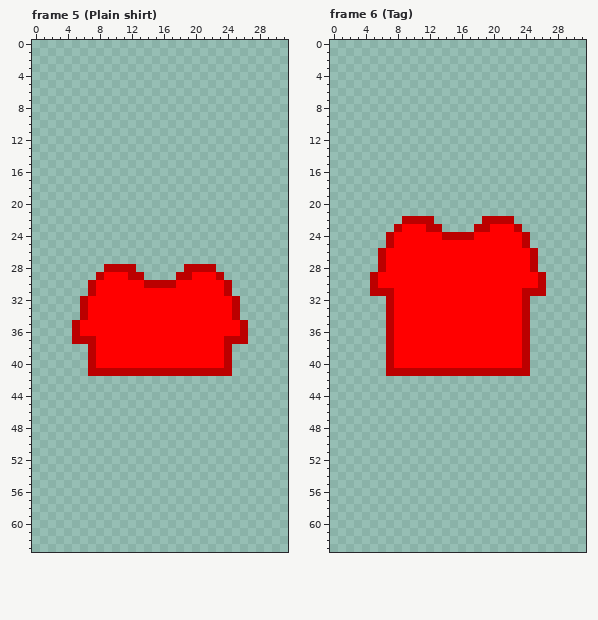
Two versions of one pixel-art file, Assets/Resources/Clothes/Torso Back.aseprite. The first picture shows the starting point.
32x64 pixels, 45 frames. Shown: frame 5 (Plain shirt), frame 6 (Tag). The commit also changed other frames, which this record leaves out.
New version:
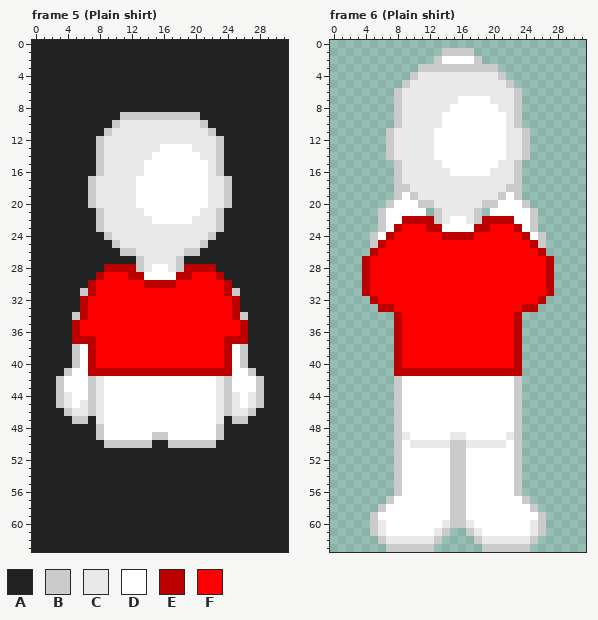
Palette (. is transparent): A #212121  B #cbcbcb  C #e9e9e9  D #ffffff  E #bb0000  F #ff0000
The edit:
layer "Layer 1" now shown
layer "Arms" now shown
Changed rows in their new state; - is an unchanged pixel.
Frame 5 (Plain shirt), layers "Arms", "Layer 1":
first column x 0:
 0 AAAAAAAAAAAAAAAAAAAAAAAAAAAAAAAA
 1 AAAAAAAAAAAAAAAAAAAAAAAAAAAAAAAA
 2 AAAAAAAAAAAAAAAAAAAAAAAAAAAAAAAA
 3 AAAAAAAAAAAAAAAAAAAAAAAAAAAAAAAA
 4 AAAAAAAAAAAAAAAAAAAAAAAAAAAAAAAA
 5 AAAAAAAAAAAAAAAAAAAAAAAAAAAAAAAA
 6 AAAAAAAAAAAAAAAAAAAAAAAAAAAAAAAA
 7 AAAAAAAAAAAAAAAAAAAAAAAAAAAAAAAA
 8 AAAAAAAAAAAAAAAAAAAAAAAAAAAAAAAA
 9 AAAAAAAAAAABBBBBBBBBBAAAAAAAAAAA
10 AAAAAAAAAABCCCCCCCCCCBAAAAAAAAAA
11 AAAAAAAAABCCCCCCCCCCCCBAAAAAAAAA
12 AAAAAAAABCCCCCCCCCCCCCCBAAAAAAAA
13 AAAAAAAABCCCCCCCDDDDCCCBAAAAAAAA
14 AAAAAAAABCCCCCCDDDDDDCCBAAAAAAAA
15 AAAAAAAABCCCCCDDDDDDDDCBAAAAAAAA
16 AAAAAAAABCCCCCDDDDDDDDCBAAAAAAAA
17 AAAAAAABCCCCCDDDDDDDDDCCBAAAAAAA
18 AAAAAAABCCCCCDDDDDDDDDCCBAAAAAAA
19 AAAAAAABCCCCCDDDDDDDDDCCBAAAAAAA
20 AAAAAAABCCCCCDDDDDDDDDCCBAAAAAAA
21 AAAAAAAABCCCCCDDDDDDDCCBAAAAAAAA
22 AAAAAAAABCCCCCCDDDDDCCCBAAAAAAAA
23 AAAAAAAABCCCCCCCCCCCCCCBAAAAAAAA
24 AAAAAAAAABCCCCCCCCCCCCBAAAAAAAAA
25 AAAAAAAAAABCCCCCCCCCCBAAAAAAAAAA
26 AAAAAAAAAAABBCCCCCCBBAAAAAAAAAAA
27 AAAAAAAAAAAAABCCCCBAAAAAAAAAAAAA
28 AAAAAAAAA----BCDDCB----AAAAAAAAA
29 AAAAAAAA------DDDD------AAAAAAAA
30 AAAAAAA------------------AAAAAAA
31 AAAAAAB------------------BAAAAAA
32 AAAAAA--------------------AAAAAA
33 AAAAAA--------------------AAAAAA
34 AAAAAB--------------------BAAAAA
35 AAAAA----------------------AAAAA
36 AAAAA----------------------AAAAA
37 AAAAA----------------------AAAAA
38 AAAAABD------------------DBAAAAA
39 AAAAABD------------------DBAAAAA
40 AAAAABD------------------DBAAAAA
41 AAAABDD------------------DDBAAAA
42 AAABDDDBCDDDDDDDDDDDDDDCBDDDBAAA
43 AAABDDDBCDDDDDDDDDDDDDDCBDDDBAAA
44 AAABCDDBCDDDDDDDDDDDDDDCBCDCBAAA
45 AAABCDCBCDDDDDDDDDDDDDDCBCDCBAAA
46 AAAABCCBCDDDDDDDDDDDDDDCBCCBAAAA
47 AAAAABBACDDDDDDDDDDDDDDCABBAAAAA
48 AAAAAAAABDDDDDDDDDDDDDDBAAAAAAAA
49 AAAAAAAABDDDDDDBBDDDDDDBAAAAAAAA
50 AAAAAAAAABBBBBBAABBBBBBAAAAAAAAA
51 AAAAAAAAAAAAAAAAAAAAAAAAAAAAAAAA
52 AAAAAAAAAAAAAAAAAAAAAAAAAAAAAAAA
53 AAAAAAAAAAAAAAAAAAAAAAAAAAAAAAAA
54 AAAAAAAAAAAAAAAAAAAAAAAAAAAAAAAA
55 AAAAAAAAAAAAAAAAAAAAAAAAAAAAAAAA
56 AAAAAAAAAAAAAAAAAAAAAAAAAAAAAAAA
57 AAAAAAAAAAAAAAAAAAAAAAAAAAAAAAAA
58 AAAAAAAAAAAAAAAAAAAAAAAAAAAAAAAA
59 AAAAAAAAAAAAAAAAAAAAAAAAAAAAAAAA
60 AAAAAAAAAAAAAAAAAAAAAAAAAAAAAAAA
61 AAAAAAAAAAAAAAAAAAAAAAAAAAAAAAAA
62 AAAAAAAAAAAAAAAAAAAAAAAAAAAAAAAA
63 AAAAAAAAAAAAAAAAAAAAAAAAAAAAAAAA
Frame 6 (Plain shirt), layers "Layer 2", "Arms", "Layer 1":
first column x 4:
 1 ----------BBBB----------
 2 ---------BDDDDB---------
 3 -------BBBBBBBBBB-------
 4 ------BCCCCCCCCCCB------
 5 -----BCCCCCCCCCCCCB-----
 6 ----BCCCCCCCCCCCCCCB----
 7 ----BCCCCCCCDDDDCCCB----
 8 ----BCCCCCCDDDDDDCCB----
 9 ----BCCCCCDDDDDDDDCB----
10 ----BCCCCCDDDDDDDDCB----
11 ---BCCCCCDDDDDDDDDCCB---
12 ---BCCCCCDDDDDDDDDCCB---
13 ---BCCCCCDDDDDDDDDCCB---
14 ---BCCCCCDDDDDDDDDCCB---
15 ----BCCCCCDDDDDDDCCB----
16 ----BCCCCCCDDDDDCCCB----
17 ----BCCCCCCCCCCCCCCB----
18 ----BBCCCCCCCCCCCCBB----
19 ----BDBCCCCCCCCCCBDB----
20 ---BDDDBBCCCCCCBBDDDB---
21 --BDDDDD-BCCCCB-DDDDDB--
22 --BDD----BCDDCB----DDB--
23 --BD------DDDD------DB--
24 -BD------------------DB-
25 -BEF----------------FEB-
26 -EF------------------FE-
27 EFF------------------FFE
28 EFF------------------FFE
29 EF--------------------FE
30 EF--------------------FE
31 EFFF----------------FFFE
32 -EFF----------------FFE-
33 --E------------------E--
34 ---.E--------------E.---
35 ---.E--------------E.---
36 ---.E--------------E.---
37 ---.E--------------E.---
38 ---.E--------------E.---
39 ---.E--------------E.---
40 ---.E--------------E.---
41 ---.----------------.---
42 ----BDDDDDDDDDDDDDDB----
43 ----BDDDDDDDDDDDDDDB----
44 ----BDDDDDDDDDDDDDDB----
45 ----BDDDDDDDDDDDDDDB----
46 ----BDDDDDDDDDDDDDDB----
47 ----BDDDDDDDDDDDDDDB----
48 ----BDDDDDDDDDDDDDDB----
49 ----BCDDDDDCCDDDDDCB----
50 ----BDCCCCCBBCCCCCDB----
51 ----BDDDDDDBBDDDDDDB----
52 ----BDDDDDDBBDDDDDDB----
53 ----BDDDDDDBBDDDDDDB----
54 ----BDDDDDDBBDDDDDDB----
55 ----BDDDDDDBBDDDDDDB----
56 ----BDDDDDDBBDDDDDDB----
57 ---BDDDDDDDBBDDDDDDDB---
58 --BDDDDDDDDBBDDDDDDDDB--
59 -BDDDDDDDDDBBDDDDDDDDDB-
60 -BCDDDDDDDCBBCDDDDDDDCB-
61 -BCDDDDDDCB--BCDDDDDDCB-
62 --BCCCCCCB----BCCCCCCB--
63 ---BBBBBB------BBBBBB---
Pixel boxes of the changes (left, top, right, bottom) in both pictures:
added: (32, 40, 288, 552)
changed: (362, 48, 554, 552)
